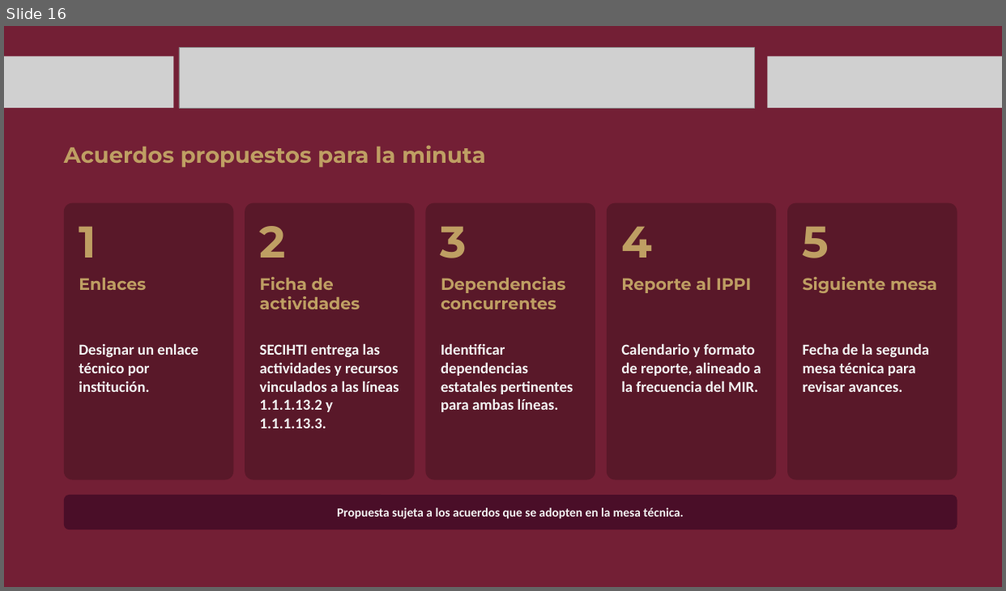
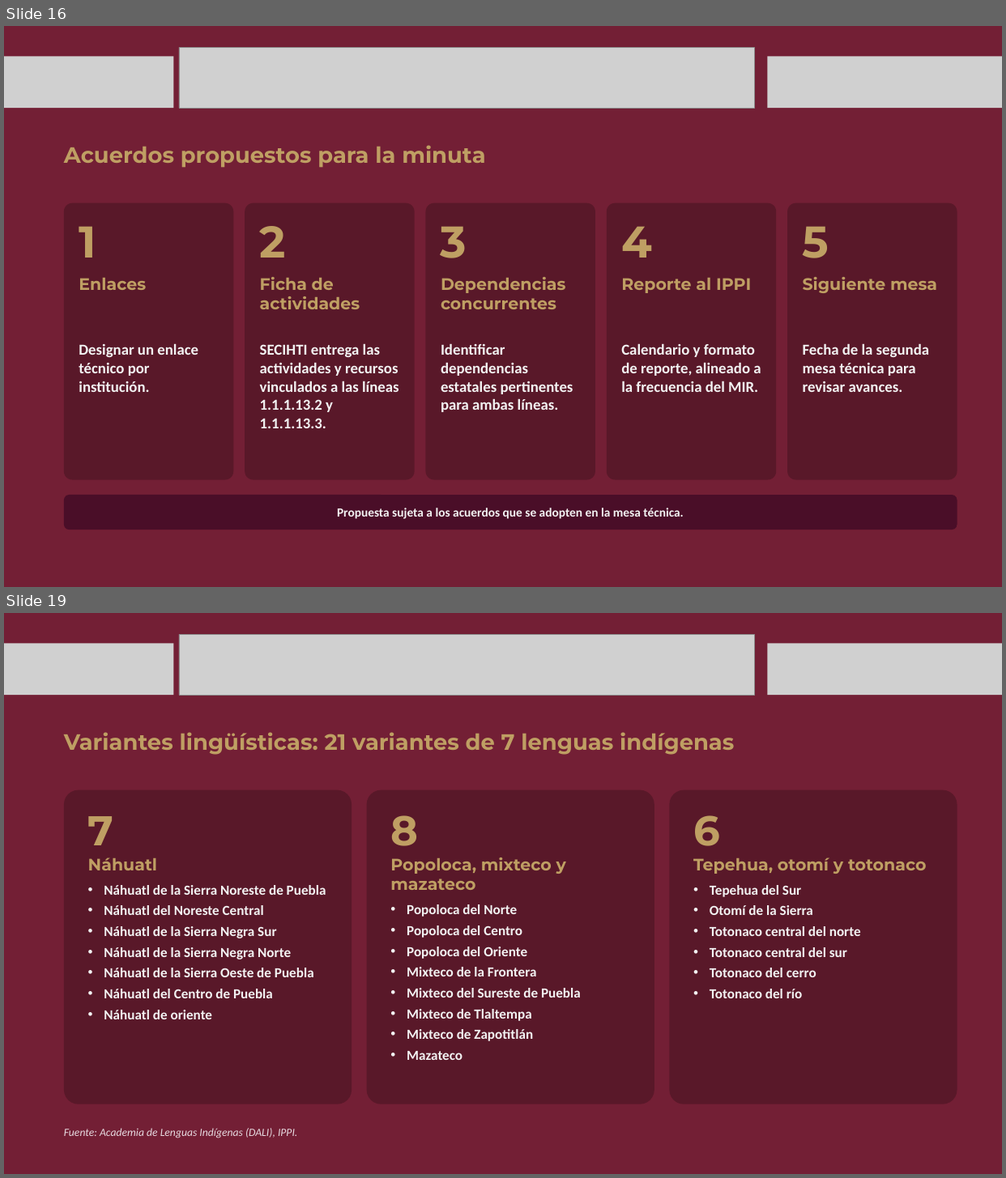
Before and after one commit to MIGUEL-TGH/proyecto-ippi, a slide deck: presupuesto-transversal/2026-11-04 - presentacion-mesa-tecnica-ippi-secihti.pptx. Shown one above the other, each under a label of ours: slide 16 before the commit, slides 16 and 19 after it; the slides between them are not shown. The pictures are 1006x591 and 1006x1178 pixels, drawn with LibreOffice and Linux fonts; fonts in the diff are those of the drawing; grey boxes stand for pictures; background and template pictures are left out. Boxes give left, top, right and bottom in pixels: in the first picture for what was removed or moved away, otherwise in the second. Text is boxed around its words. In the diff, an @@ line names an element or a change of style, - is before the commit and + after.

```diff
--- a/presupuesto-transversal/2026-11-04 - presentacion-mesa-tecnica-ippi-secihti.pptx
+++ b/presupuesto-transversal/2026-11-04 - presentacion-mesa-tecnica-ippi-secihti.pptx
@@ slide 19 added at box(4, 613, 1002, 1174), background picture (left out) @@
@@ picture added at box(179, 634, 754, 695) @@
@@ picture added at box(4, 644, 173, 695) @@
@@ picture added at box(767, 644, 1002, 695) @@
@@ text added at box(64, 732, 734, 755), 32 pt, text #BF9F63, bold @@
+Variantes lingüísticas: 21 variantes de 7 lenguas indígenas
@@ rounded rectangle added at box(64, 790, 351, 1105), fill #000000 at 22% opacity, 20 pt, text #F2F2F2, bold @@
+7
+Náhuatl
+• Náhuatl de la Sierra Noreste de Puebla
+• Náhuatl del Noreste Central
+• Náhuatl de la Sierra Negra Sur
+• Náhuatl de la Sierra Negra Norte
+• Náhuatl de la Sierra Oeste de Puebla
+• Náhuatl del Centro de Puebla
+• Náhuatl de oriente
@@ rounded rectangle added at box(367, 790, 654, 1105), fill #000000 at 22% opacity, 20 pt, text #F2F2F2, bold @@
+8
+Popoloca, mixteco y mazateco
+• Popoloca del Norte
+• Popoloca del Centro
+• Popoloca del Oriente
+• Mixteco de la Frontera
+• Mixteco del Sureste de Puebla
+• Mixteco de Tlaltempa
+• Mixteco de Zapotitlán
+• Mazateco
@@ rounded rectangle added at box(669, 790, 957, 1105), fill #000000 at 22% opacity, 20 pt, text #F2F2F2, bold @@
+6
+Tepehua, otomí y totonaco
+• Tepehua del Sur
+• Otomí de la Sierra
+• Totonaco central del norte
+• Totonaco central del sur
+• Totonaco del cerro
+• Totonaco del río
@@ text added at box(64, 1128, 297, 1139), 16 pt, text #E6D9DF, italic @@
+Fuente: Academia de Lenguas Indígenas (DALI), IPPI.
```
Also in this commit, not shown: 7 other slides added, 3 other files.
